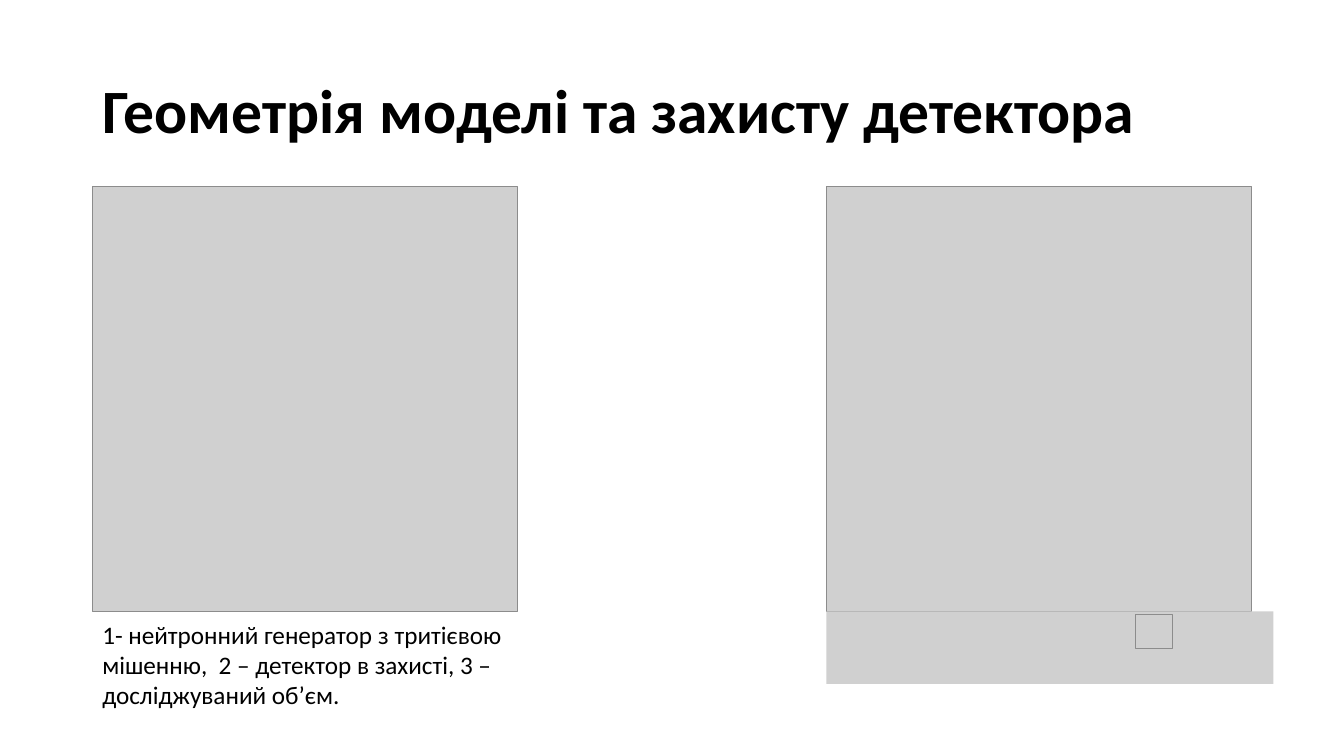
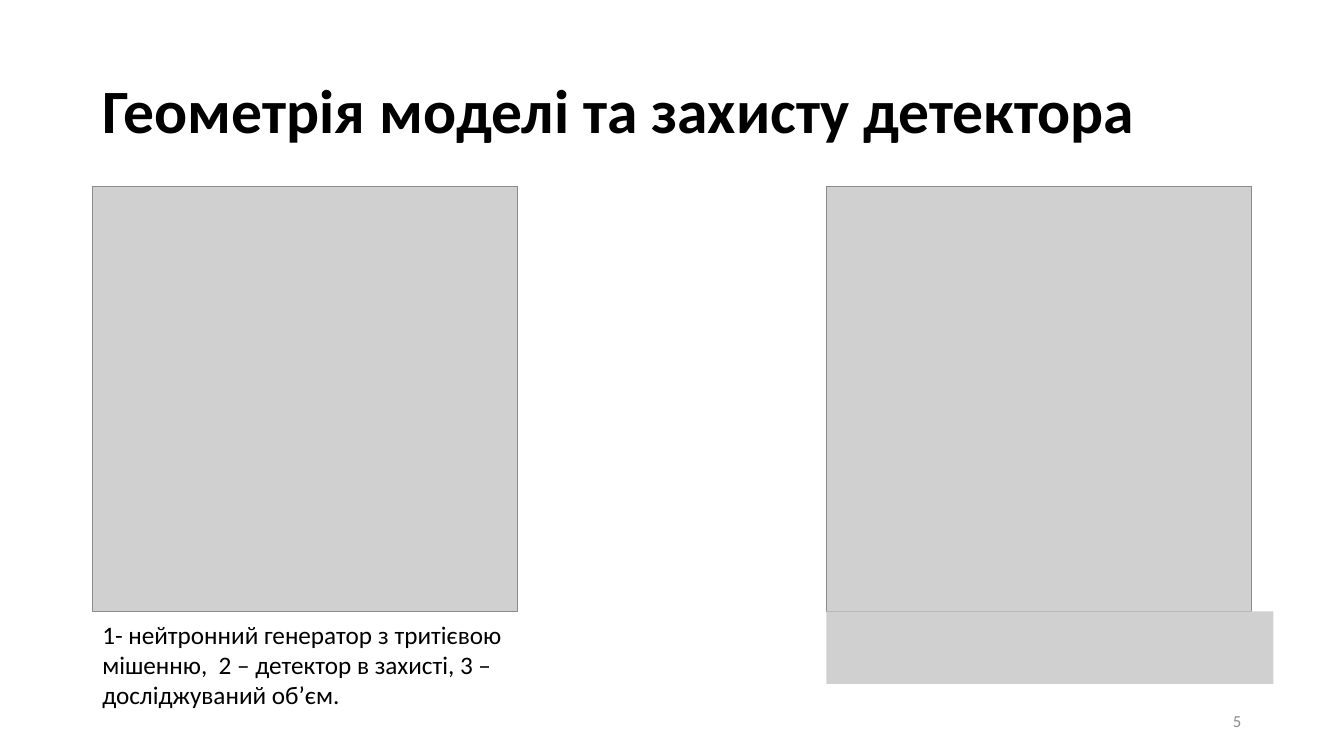
Before and after one commit to npd2020/diploms, a slide deck: slide 5 of v.haponov/Presentation/Valentyn_Haponov _presentation.pptx. Drawn at 1344x756 pixels with LibreOffice and Linux fonts; fonts in the diff are those of the drawing; grey boxes stand for pictures. Boxes give left, top, right and bottom in pixels: in the first picture for what was removed or moved away, otherwise in the second. Text is boxed around its words. In the diff, an @@ line names an element or a change of style, - is before the commit and + after.

```diff
--- a/v.haponov/Presentation/Valentyn_Haponov _presentation.pptx
+++ b/v.haponov/Presentation/Valentyn_Haponov _presentation.pptx
@@ picture removed at box(1135, 614, 1174, 649) @@
@@ page number added at box(1233, 716, 1241, 727), 12 pt, text #8C8C8C @@
+5
```
Also in this commit, not shown: 12 other slides changed, 3 slides added, 3 slides removed, 10 other files.
